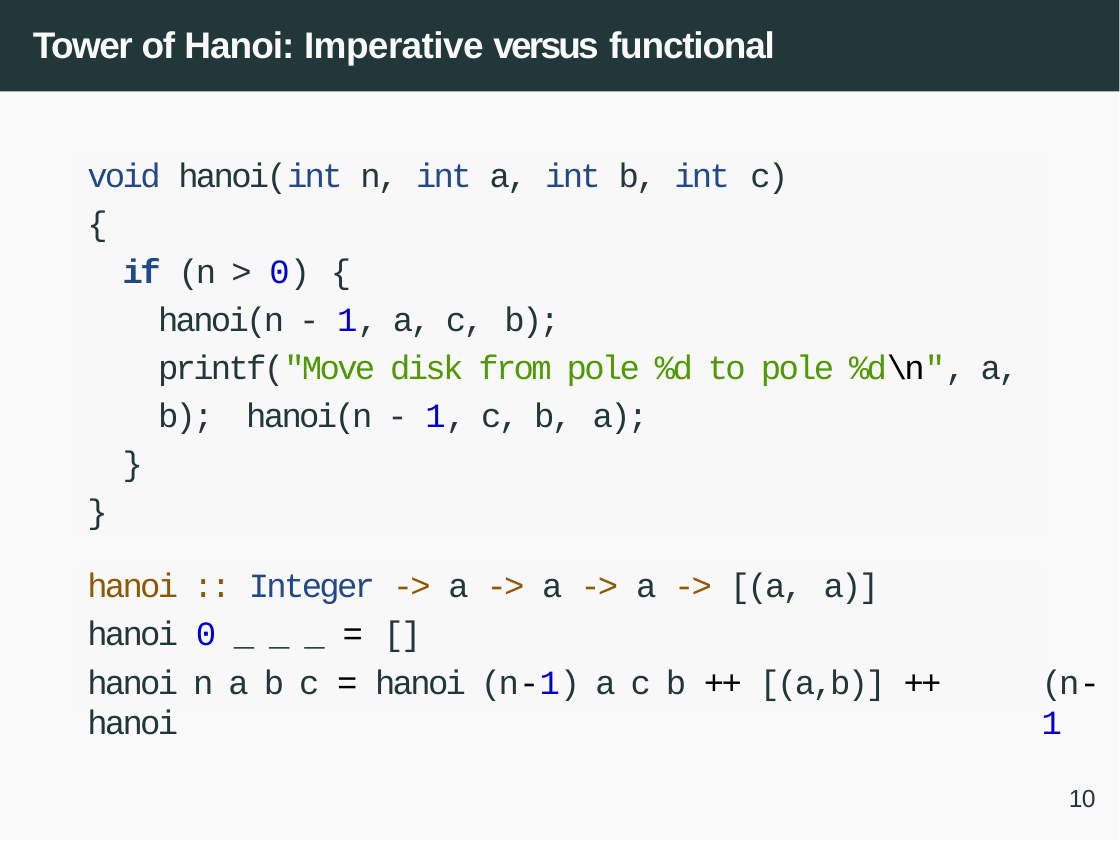
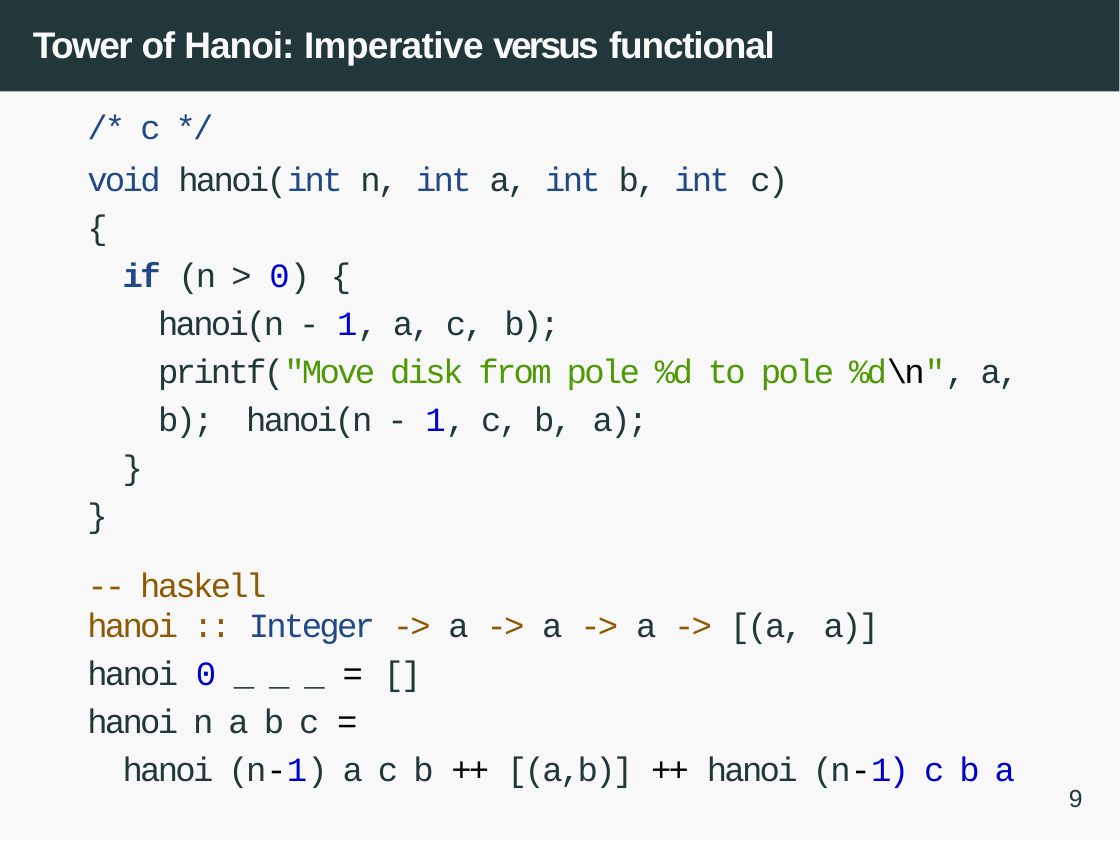
Before and after one commit to qiawenl2/programming-questionnaire, a slide deck: slide 9 of data-blitz.pptx (slide 10 before the commit). Drawn at 1120x841 pixels with LibreOffice and Linux fonts; fonts in the diff are those of the drawing. Boxes give left, top, right and bottom in pixels: in the first picture for what was removed or moved away, otherwise in the second. Text is boxed around its words. In the diff, an @@ line names an element or a change of style, - is before the commit and + after.

```diff
--- a/data-blitz.pptx
+++ b/data-blitz.pptx
@@ text "/* c */": place and size @@
-text "/* c */" at [87, 162, 1019, 434]
+text "/* c */" at [87, 120, 1019, 438]
@@ text at [140, 120, 160, 140]: paragraph added @@
+/* c */
@@ text at [140, 573, 266, 598]: paragraph added @@
+-- haskell
@@ text removed at [1042, 669, 1100, 734] @@
-(n-1
@@ text at [87, 708, 1015, 788]: text changed @@
-hanoi n a b c = hanoi (n-1) a c b ++ [(a,b)] ++ hanoi
+hanoi n a b c =
+hanoi (n-1) a c b ++ [(a,b)] ++ hanoi (n-1) c b a
@@ page number at [1069, 789, 1083, 808]: text changed @@
-10
+9
```
Also in this commit, not shown: 5 other slides changed, 1 slide added, 2 slides removed.
